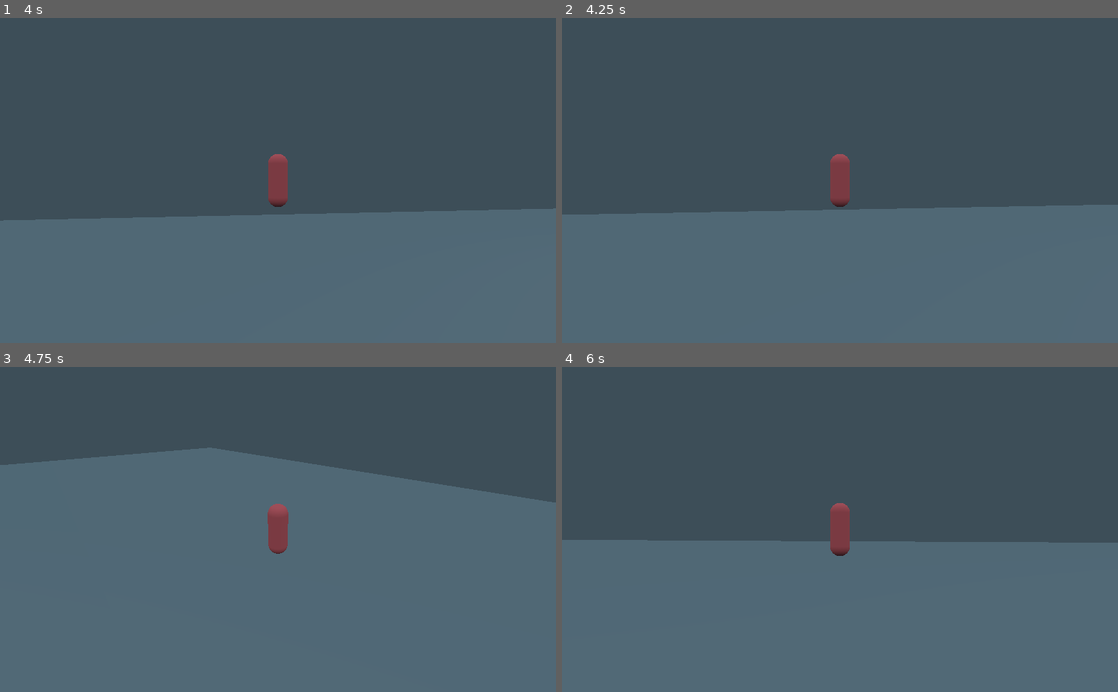
Above: before the commit, frames 1-4 (two rows, left to right).
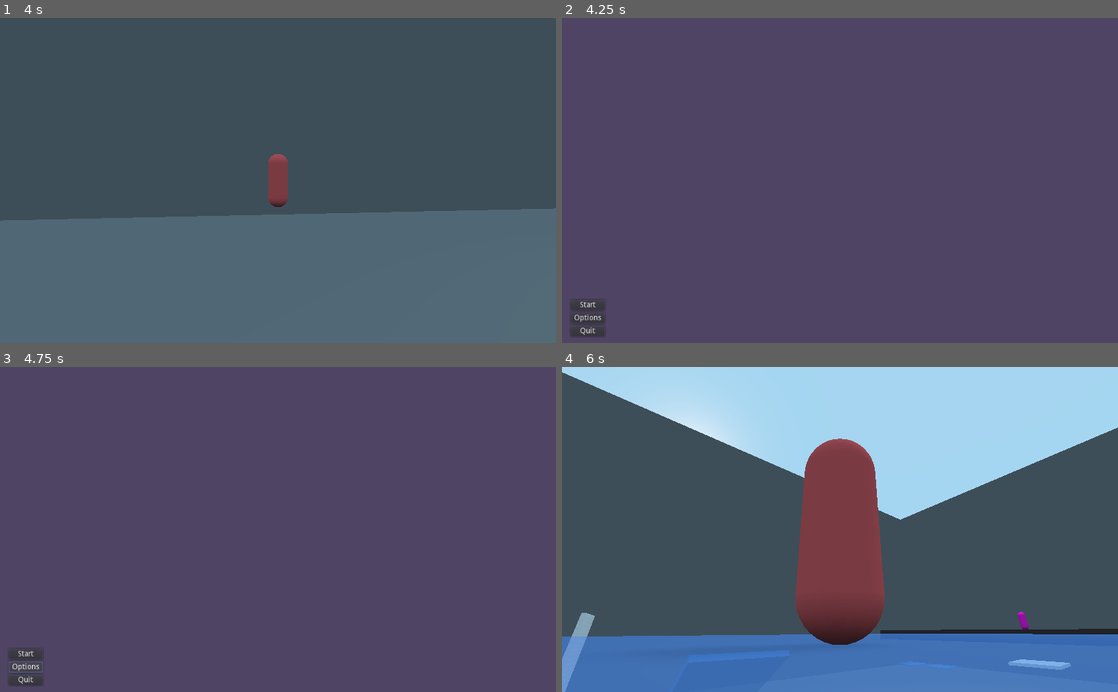
Above: after the commit, the same moments.

Repository: RasmusWind/GodotGame
Game: Godot game, scene res://level/level_1.tscn
Two runs of this game, one before a commit and one after it. Both use one fixed random seed, a clock stepped at 60 frames per second and the inputs below. The project has no main scene, so this scene is started directly.
Inputs (mouse positions are in pixels of both pictures, inside the frame that each line leads up to):
- Up to frame 1 (4 s): tap Enter at 0.5 s; move the mouse to (305, 180) at 0.52 s; hold W (move_forward) from 0.53 s (still down); tap Space (jump) at 0.77, 1.52, 3.02, 3.77 s; move the mouse to (250, 180) at 1.27 s; move the mouse to (289, 174) at 2.02 s; move the mouse to (272, 187) at 2.77 s; move the mouse to (316, 183) at 3.52 s
- Up to frame 2 (4.25 s): keep holding W (move_forward); tap Escape at 4.15 s
- Up to frame 3 (4.75 s): release W (move_forward) at 4.25 s; click (27, 666) at 4.25 s, where only the run after the commit has a clickable "Options"
- Up to frame 4 (6 s): click (589, 653) at 5 s, where only the run after the commit has a clickable "Start"; move the mouse to (795, 526) at 5.77 s; hold W (move_forward) from 5.78 s (still down)

Frame 1 is identical in both runs. In frame 2, 42% of the frame differs, in the area x 0-100%, y 41-100%; in frame 3, 69%; in frame 4, 76%, in the area x 0-100%, y 0-100%.

Commit message:
final commit friday

Diff:
--- a/enemy/enemy_object.gd
+++ b/enemy/enemy_object.gd
@@ -24,7 +24,7 @@
 	platform_pos = platform.global_transform.origin
 	pass
 
-func _physics_process(delta):
+func _physics_process(_delta):
 	enemy_pos = global_transform.origin
 	player_pos = player.global_transform.origin
 	if path_node < path.size():
@@ -32,7 +32,7 @@
 		if direction.length() < 0.6:
 			path_node += 1
 		else:
-			move_and_slide(direction.normalized() * speed, Vector3.UP)
+			var _move_and_slide = move_and_slide(direction.normalized() * speed, Vector3.UP)
 
 	#check collision player vs enemy
 	if player_pos != null:
@@ -59,6 +59,7 @@
 			player.global_transform.origin = player_start_pos
 
 func move_to(target_pos):
+
 	path = nav.get_simple_path(global_transform.origin, target_pos)
 	path_node = 0
 
--- /dev/null
+++ b/level/level_1.gd
@@ -0,0 +1,9 @@
+extends Node
+
+func _ready():
+	pass
+
+func _input(ev):
+	if ev is InputEventKey and ev.scancode == KEY_ESCAPE:
+		get_tree().change_scene("res://menu/main_menu.tscn")
+		Input.set_mouse_mode(Input.MOUSE_MODE_VISIBLE)
--- a/level/level_1.tscn
+++ b/level/level_1.tscn
@@ -1,10 +1,11 @@
-[gd_scene load_steps=16 format=2]
+[gd_scene load_steps=17 format=2]
 
 [ext_resource path="res://player/player_object.tscn" type="PackedScene" id=1]
 [ext_resource path="res://platforms/static/square.tscn" type="PackedScene" id=2]
 [ext_resource path="res://platforms/moving/horizontal_platform.tscn" type="PackedScene" id=3]
 [ext_resource path="res://platforms/moving/vertical_platform.tscn" type="PackedScene" id=4]
 [ext_resource path="res://platforms/static/ai_pathfinding_square.tscn" type="PackedScene" id=5]
+[ext_resource path="res://level/level_1.gd" type="Script" id=6]
 
 [sub_resource type="SpatialMaterial" id=10]
 albedo_color = Color( 1, 1, 1, 0 )
@@ -42,6 +43,7 @@
 extents = Vector3( 0.25, 25, 50 )
 
 [node name="level_1" type="Node"]
+script = ExtResource( 6 )
 
 [node name="platforms" type="Node" parent="."]
 
--- a/level/menu.gd
+++ b/menu/intro.gd
@@ -2,7 +2,7 @@
 
 func _ready():
 	$AnimationPlayer.play("fadein")
-	yield(get_tree().create_timer(5), "timeout")
+	yield(get_tree().create_timer(2.5), "timeout")
 	$AnimationPlayer.play("fadeout")
 	yield(get_tree().create_timer(2.5), "timeout")
-	get_tree().change_scene("res://level/level_1.tscn")
+	get_tree().change_scene("res://menu/main_menu.tscn")
--- a/menu/menu.tscn
+++ b/menu/intro.tscn
@@ -1,6 +1,6 @@
 [gd_scene load_steps=6 format=2]
 
-[ext_resource path="res://level/menu.gd" type="Script" id=1]
+[ext_resource path="res://menu/intro.gd" type="Script" id=1]
 [ext_resource path="res://brabbit.jpg" type="Texture" id=2]
 
 [sub_resource type="Animation" id=1]
--- /dev/null
+++ b/menu/main_menu.gd
@@ -0,0 +1,11 @@
+extends Control
+
+func _ready():
+	pass
+
+func _on_StartButton_pressed():
+	get_tree().change_scene("res://level/level_1.tscn")
+
+
+func _on_QuitButton_pressed():
+	get_tree().quit()
--- /dev/null
+++ b/menu/main_menu.tscn
@@ -0,0 +1,41 @@
+[gd_scene load_steps=2 format=2]
+
+[ext_resource path="res://menu/main_menu.gd" type="Script" id=1]
+
+[node name="Control" type="Control"]
+anchor_right = 1.0
+anchor_bottom = 1.0
+script = ExtResource( 1 )
+
+[node name="ColorRect" type="ColorRect" parent="."]
+margin_right = 1024.0
+margin_bottom = 603.0
+color = Color( 0.313726, 0.270588, 0.392157, 1 )
+
+[node name="VBoxContainer" type="VBoxContainer" parent="."]
+anchor_top = 1.0
+anchor_bottom = 1.0
+margin_left = 16.0
+margin_top = -80.0
+margin_right = 79.0
+margin_bottom = 3.0
+
+[node name="StartButton" type="Button" parent="VBoxContainer"]
+margin_right = 63.0
+margin_bottom = 20.0
+text = "Start"
+
+[node name="OptionsButton" type="Button" parent="VBoxContainer"]
+margin_top = 24.0
+margin_right = 63.0
+margin_bottom = 44.0
+text = "Options"
+
+[node name="QuitButton" type="Button" parent="VBoxContainer"]
+margin_top = 48.0
+margin_right = 63.0
+margin_bottom = 68.0
+text = "Quit"
+
+[connection signal="pressed" from="VBoxContainer/StartButton" to="." method="_on_StartButton_pressed"]
+[connection signal="pressed" from="VBoxContainer/QuitButton" to="." method="_on_QuitButton_pressed"]
--- a/player/Player.gd
+++ b/player/Player.gd
@@ -36,5 +36,5 @@
 		var look_direction = Vector2(_velocity.z, _velocity.x)
 		_model.rotation.y = look_direction.angle()
 
-func _process(delta):
+func _process(_delta):
 	_spring_arm.translation = translation
